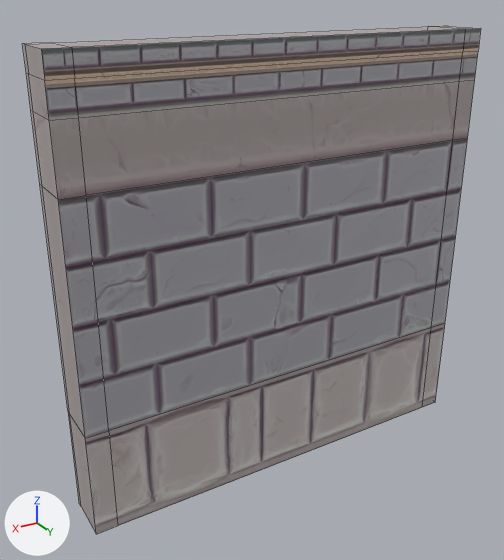
An edit to the FBX model SpelMotor/IronWrought/Bin/Assets/3D/Environment/EN_W_L1Wall_01_19G4_01_19/EN_W_L1Wall_01_19G4_01_19_ts_1.fbx, drawn before and after from the same camera.
The view is the same before and after, from a 50 mm lens placed at (5.26, 4.72, 4.41), pointed at (2.24, -0.32, 1.89). Lighting does not change. The marker at lower left points along +X, +Y and +Z. Mesh edges are drawn as thin lines. Where no turn or scale is listed for an object, it has been applied to the vertices.

The scene before the commit, as lines of its bpy script (objects in view):
```python
me_mesh = bpy.data.meshes.new('Mesh')
me_mesh.from_pydata(...)  # 72 vertices, 70 faces; spans x 0.0..4.0, y -0.46..0.0, z 0.0..4.0
me_mesh.materials.append(mat_lambert1)
ob_en_w_l1wall_01_19g4_01_19 = bpy.data.objects.new('EN_W_L1Wall_01_19G4_01_19', me_mesh)
ob_en_w_l1wall_01_19g4_01_19.location = (0.0, 0.0, 0.0)
```
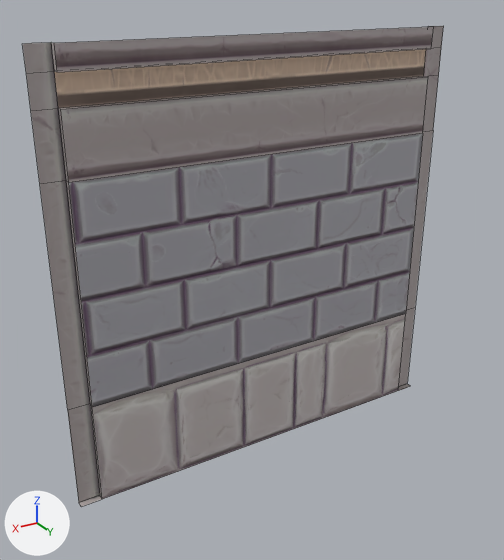
The edits, one by one:
me_mesh is used by ob_en_w_l1wall_01_19g4_01_19; location (0.0, 0.0, 0.0).
me_mesh had 72 vertices, 70 faces and spanned x 0.0..4.0, y -0.46..0.0, z 0.0..4.0.
me_mesh now has 38 vertices, 27 faces and spans x 0.0..4.0, y -0.46..-0.4, z 0.0..4.0.
Part 1, on me_mesh:
34 vertices are removed from x 0.0..4.0, y -0.4..0.0, z 0.0..4.0.
43 faces are deleted.

Location of each change, (x1, y1, x2, y2) in pixels of the pictures (504 x 560 px):
'EN_W_L1Wall_01_19G4_01_19', reshaped (8% narrower)
    before: (23, 26, 481, 534)
    after: (23, 26, 444, 507)
part 1 of me_mesh, deleted
    before: (23, 26, 481, 534)
